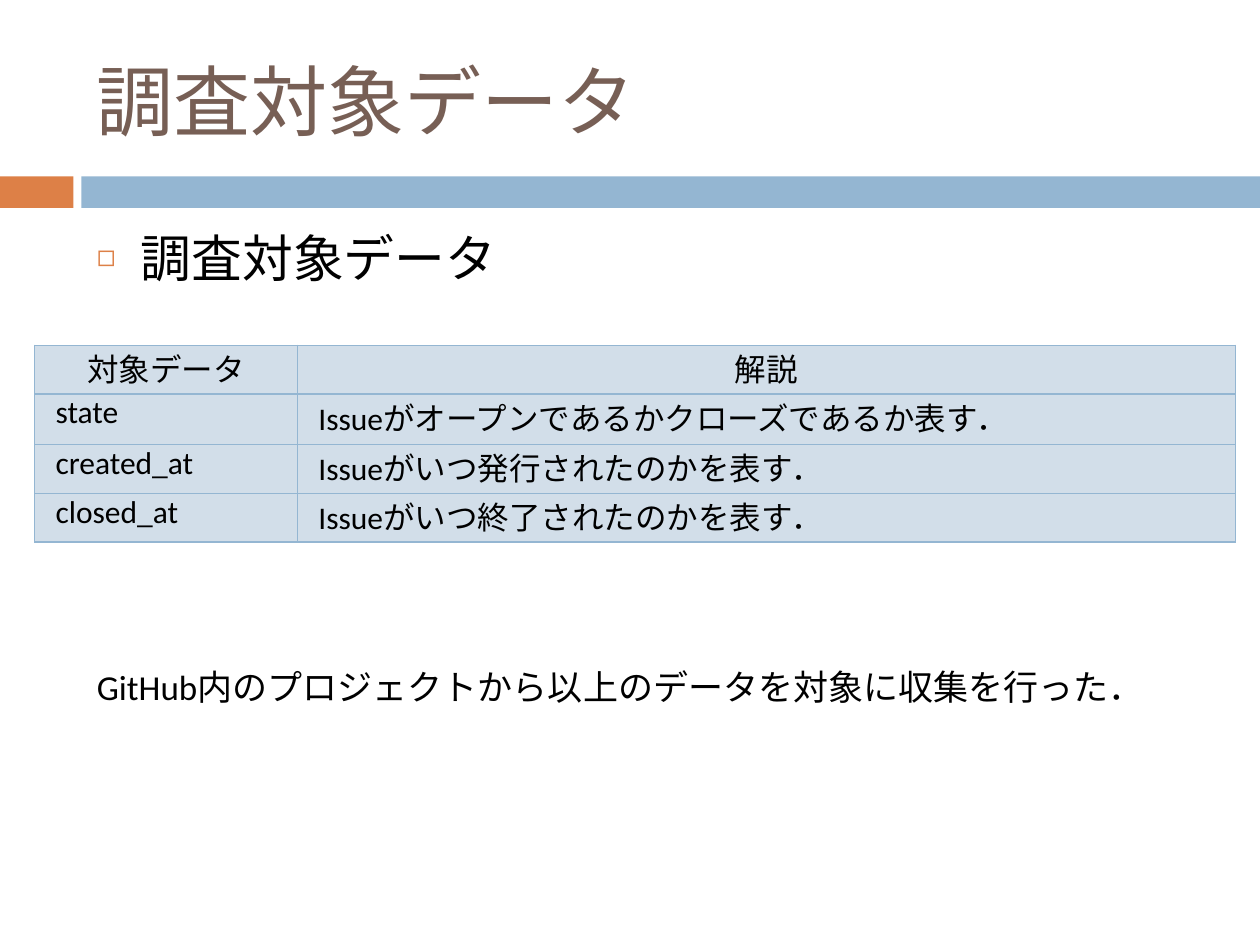
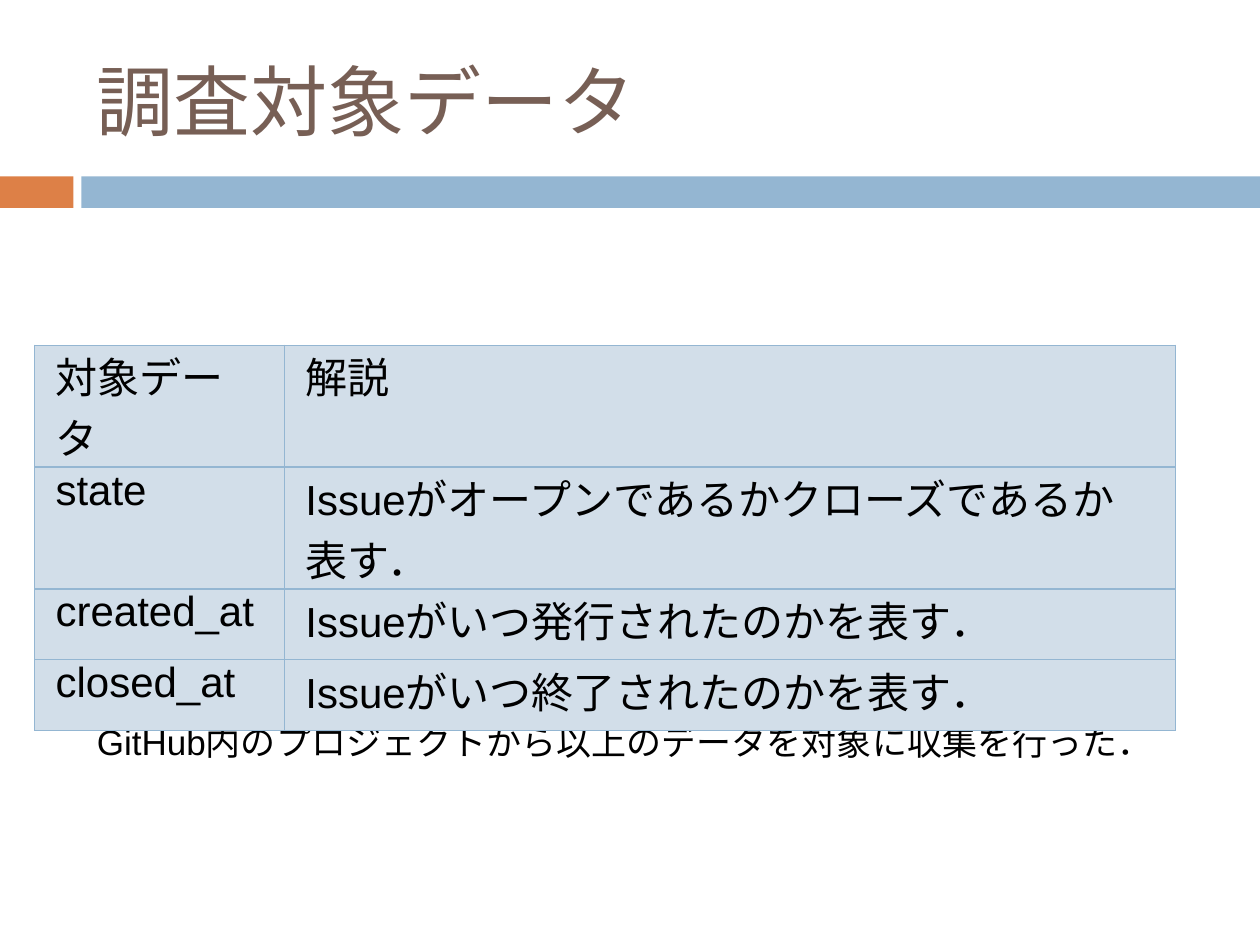
Before and after one commit to keimatsui/kadai, a slide deck: slide 10 of 卒業論文/2012/久保孝樹/最終発表/最終発表.pptx. Drawn at 1260x945 pixels with LibreOffice and Linux fonts; fonts in the diff are those of the drawing. Boxes give left, top, right and bottom in pixels: in the first picture for what was removed or moved away, otherwise in the second. Text is boxed around its words. In the diff, an @@ line names an element or a change of style, - is before the commit and + after.

```diff
--- a/卒業論文/2012/久保孝樹/最終発表/最終発表.pptx
+++ b/卒業論文/2012/久保孝樹/最終発表/最終発表.pptx
@@ text "GitHub内のプロジェクトから以上のデータを対象に収集を行った．" at bbox=[97, 726, 1153, 758]: font Calibri to Arial @@
@@ text at bbox=[141, 234, 496, 282]: paragraph removed @@
-◻ 調査対象データ
@@ table at bbox=[35, 345, 1176, 716] @@
@@ size 18 to 24 pt, font Calibri to Arial @@
@@ alignment centre to left @@
@@ alignment justified to left @@
@@ table: place and size @@
-table at bbox=[35, 345, 1236, 542]
+table at bbox=[35, 345, 1176, 716]
```
Also in this commit, not shown: 9 other slides changed.
